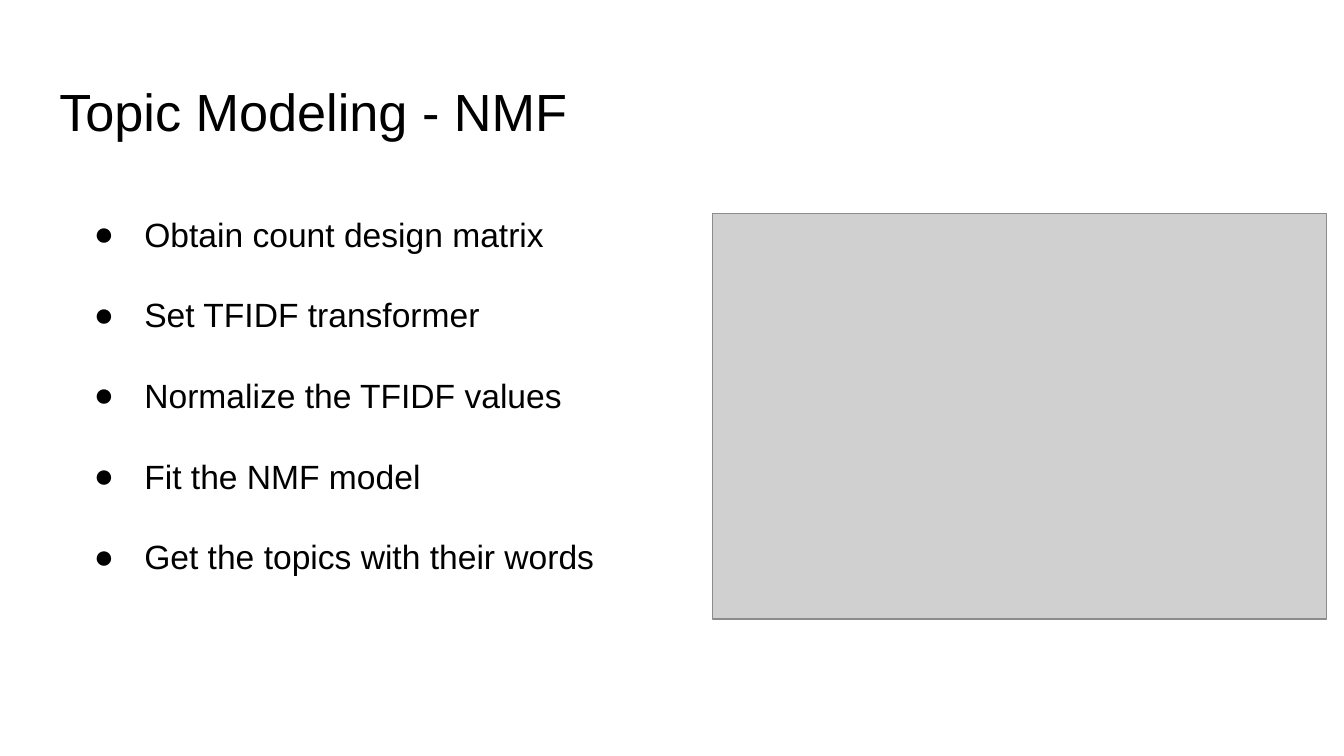
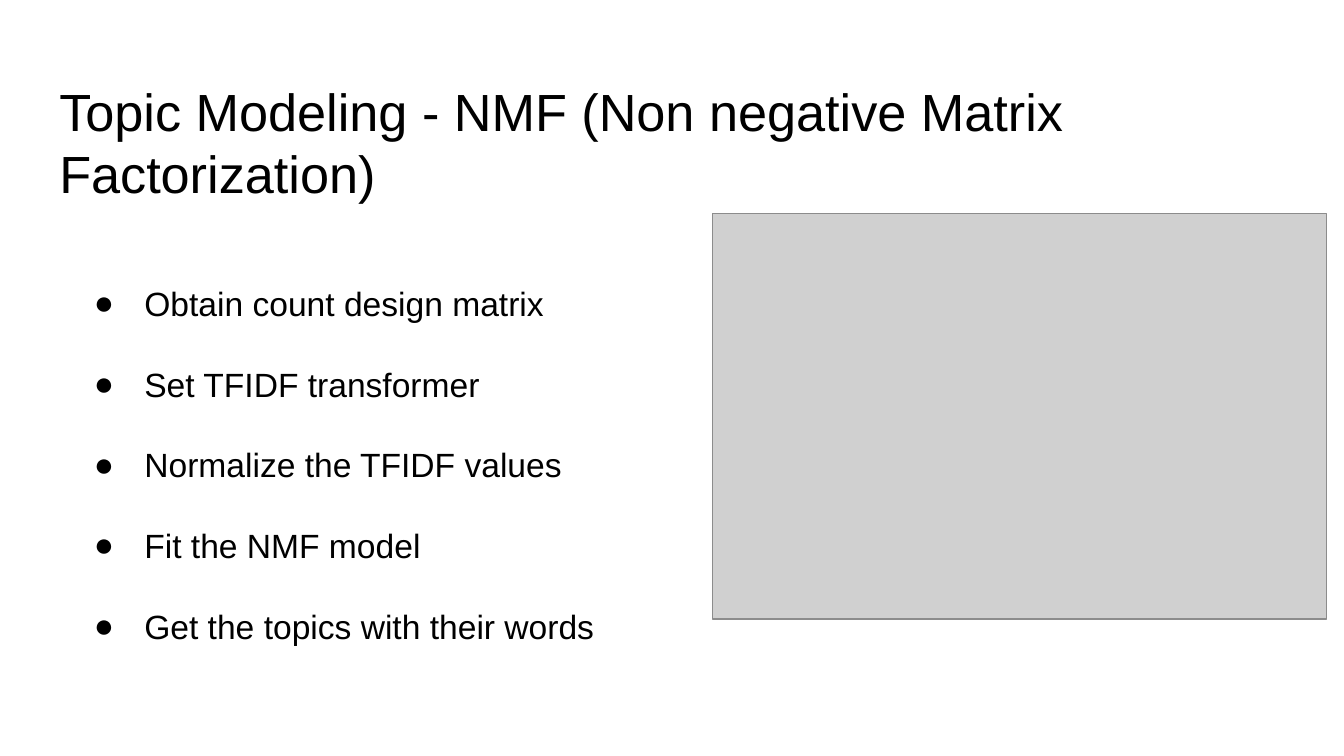
Before and after one commit to nsinha280/nlp_medium_articles, a slide deck: slide 7 of NLP_final_project_Nimesh_Sinha.pptx (slide 6 before the commit). Drawn at 1344x756 pixels with LibreOffice and Linux fonts; fonts in the diff are those of the drawing; grey boxes stand for pictures. Boxes give left, top, right and bottom in pixels: in the first picture for what was removed or moved away, otherwise in the second. Text is boxed around its words. In the diff, an @@ line names an element or a change of style, - is before the commit and + after.

```diff
--- a/NLP_final_project_Nimesh_Sinha.pptx
+++ b/NLP_final_project_Nimesh_Sinha.pptx
@@ title at (59,93,1063,204): text changed @@
-Topic Modeling - NMF
+Topic Modeling - NMF (Non negative Matrix Factorization)
@@ text "Obtain count design matrix": place and size @@
-text "Obtain count design matrix" at (144,222,594,575)
+text "Obtain count design matrix" at (144,291,594,645)
```
Also in this commit, not shown: 1 other slide changed, 1 slide added.
